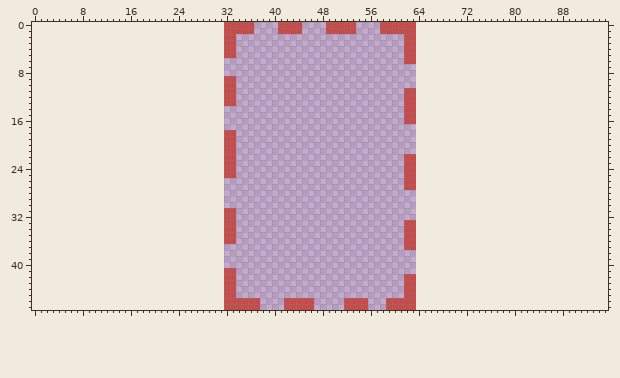
A sprite sheet gets an edit: Assets/PlayableSpot.png. The picture above was drawn from the file before the commit.
The file is 32x48 pixels. The old version is drawn lined up with the new one, on the new canvas.
After:
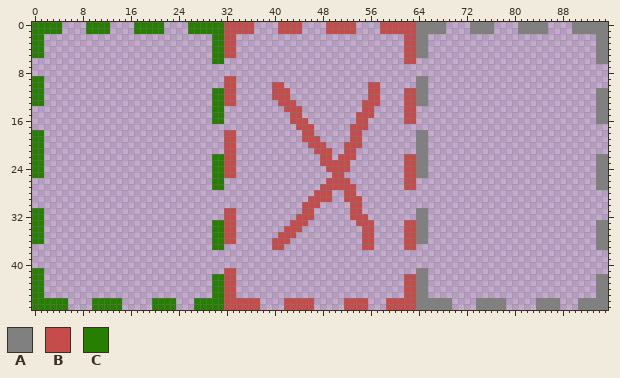
Palette (. is transparent): A #808080  B #c64b4b  C #267f00
The author wrote: Verification on placement You can only place cards in spots where they wouldn't immediately become unhappy.
Diff:
canvas 32x48 -> 96x48, the old top-left corner now at 32,0
Changed rows in their new state; - is an unchanged pixel.
first column x 0:
 0 CCCCC----CCCC----CCCCC----CCCCCC--------------------------------AAAAA----AAAA----AAAAA----AAAAAA
 1 CCCCC----CCCC----CCCCC----CCCCCC--------------------------------AAAAA----AAAA----AAAAA----AAAAAA
 2 CC----------------------------CC--------------------------------AA----------------------------AA
 3 CC----------------------------CC--------------------------------AA----------------------------AA
 4 CC----------------------------CC--------------------------------AA----------------------------AA
 5 CC----------------------------CC--------------------------------AA----------------------------AA
 6 ------------------------------CC--------------------------------------------------------------AA
 9 CC--------------------------------------------------------------AA------------------------------
10 CC--------------------------------------BB--------------BB------AA------------------------------
11 CC----------------------------CC--------BBB-------------BB------AA----------------------------AA
12 CC----------------------------CC--------BBB-------------BB------AA----------------------------AA
13 CC----------------------------CC---------BBB-----------BBB------AA----------------------------AA
14 ------------------------------CC----------BBB----------BB-------------------------------------AA
15 ------------------------------CC-----------BB---------BBB-------------------------------------AA
16 ------------------------------CC-----------BBB--------BB--------------------------------------AA
17 --------------------------------------------BBB------BBB----------------------------------------
18 CC-------------------------------------------BB------BB---------AA------------------------------
19 CC-------------------------------------------BBB-----BB---------AA------------------------------
20 CC--------------------------------------------BBB---BBB---------AA------------------------------
21 CC---------------------------------------------BBB--BB----------AA------------------------------
22 CC----------------------------CC----------------BB-BBB----------AA----------------------------AA
23 CC----------------------------CC----------------BBBBB-----------AA----------------------------AA
24 CC----------------------------CC-----------------BBBB-----------AA----------------------------AA
25 CC----------------------------CC------------------BB------------AA----------------------------AA
26 ------------------------------CC-----------------BBBB-----------------------------------------AA
27 ------------------------------CC----------------BBBBBB----------------------------------------AA
28 -----------------------------------------------BBB--BB------------------------------------------
29 ----------------------------------------------BBBB--BBB-----------------------------------------
30 ---------------------------------------------BBB-----BB-----------------------------------------
31 CC-------------------------------------------BB------BB---------AA------------------------------
32 CC------------------------------------------BBB------BBB--------AA------------------------------
33 CC----------------------------CC-----------BBB--------BBB-------AA----------------------------AA
34 CC----------------------------CC----------BBB----------BB-------AA----------------------------AA
35 CC----------------------------CC---------BBB-----------BB-------AA----------------------------AA
36 CC----------------------------CC--------BBB------------BB-------AA----------------------------AA
37 ------------------------------CC--------BB-------------BB-------------------------------------AA
first column x 0:
41 CC--------------------------------------------------------------AA------------------------------
42 CC----------------------------CC--------------------------------AA----------------------------AA
43 CC----------------------------CC--------------------------------AA----------------------------AA
44 CC----------------------------CC--------------------------------AA----------------------------AA
45 CC----------------------------CC--------------------------------AA----------------------------AA
46 CCCCCC----CCCCC-----CCCC---CCCCC--------------------------------AAAAAA----AAAAA-----AAAA---AAAAA
47 CCCCCC----CCCCC-----CCCC---CCCCC--------------------------------AAAAAA----AAAAA-----AAAA---AAAAA
